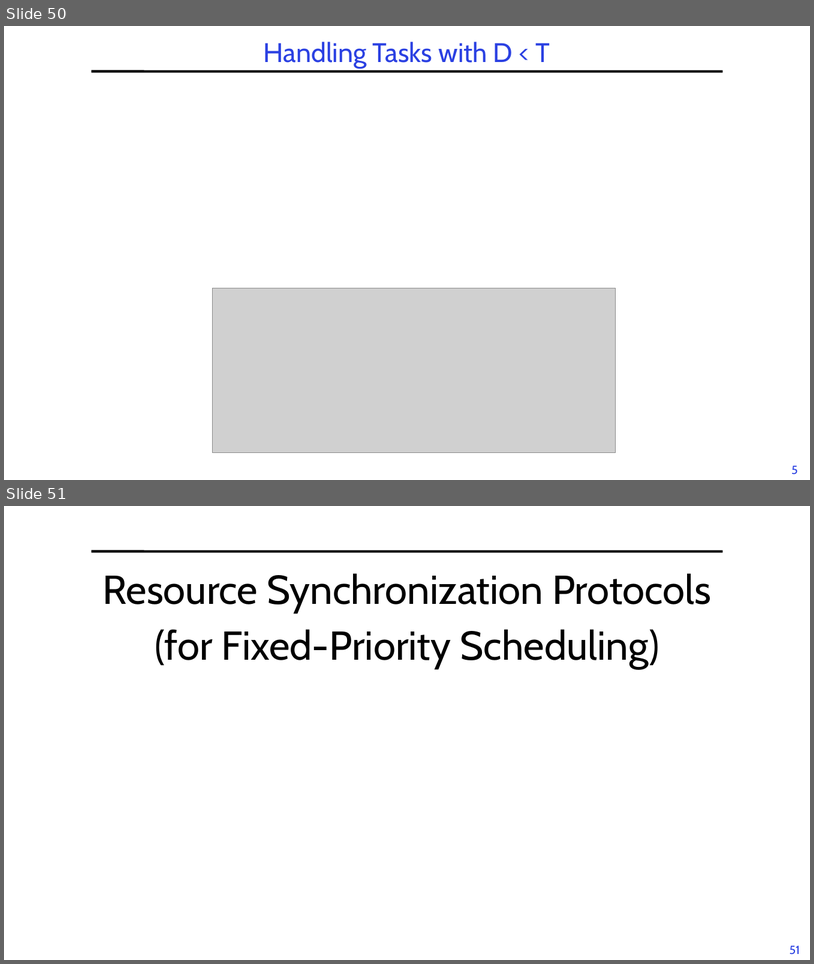
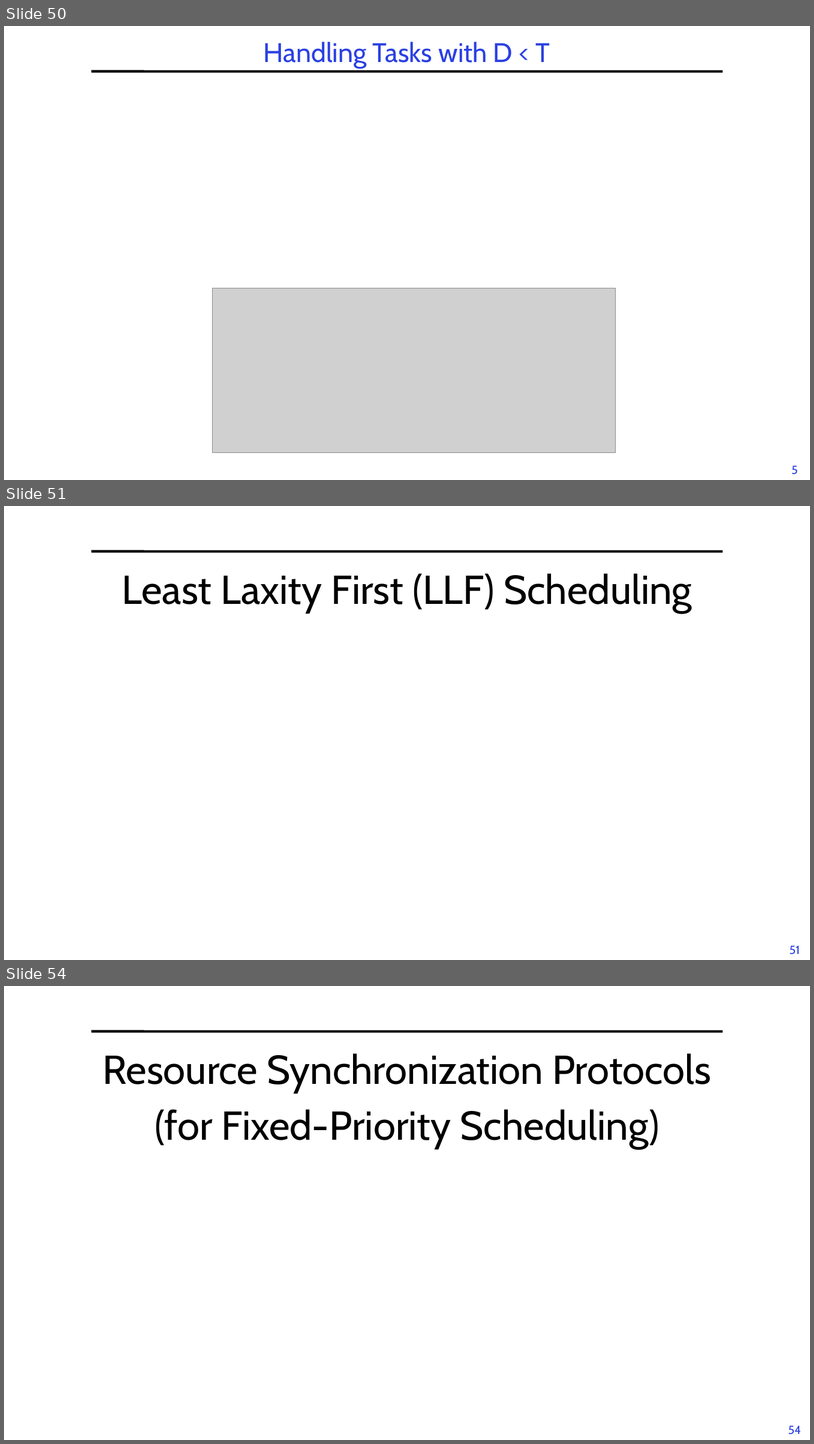
Before and after one commit to guhofstra/CSC256Fa25, a slide deck: PPTs/L6-RTScheduling.pptx. Shown one above the other, each under a label of ours: slides 50 and 51 before the commit, slides 50, 51 and 54 after it; the slides between them are not shown. The pictures are 814x964 and 814x1444 pixels, drawn with LibreOffice and Linux fonts; fonts in the diff are those of the drawing; grey boxes stand for pictures. Boxes give left, top, right and bottom in pixels: in the first picture for what was removed or moved away, otherwise in the second. Text is boxed around its words. In the diff, an @@ line names an element or a change of style, - is before the commit and + after.

```diff
--- a/PPTs/L6-RTScheduling.pptx
+++ b/PPTs/L6-RTScheduling.pptx
@@ slide 51 added at bbox=[4, 506, 810, 960], background #FFFFFF; not listed: 2 template elements that a slide beside it also shows @@
@@ text added at bbox=[122, 573, 692, 613], 48 pt, text #000000 @@
+Least Laxity First (LLF) Scheduling
@@ what was slide 51 is now slide 54 @@
@@ page number at bbox=[789, 1425, 802, 1434]: text changed @@
-51
+54
```
Also in this commit, not shown: 3 slides changed, 2 other slides added, 5 other files.
